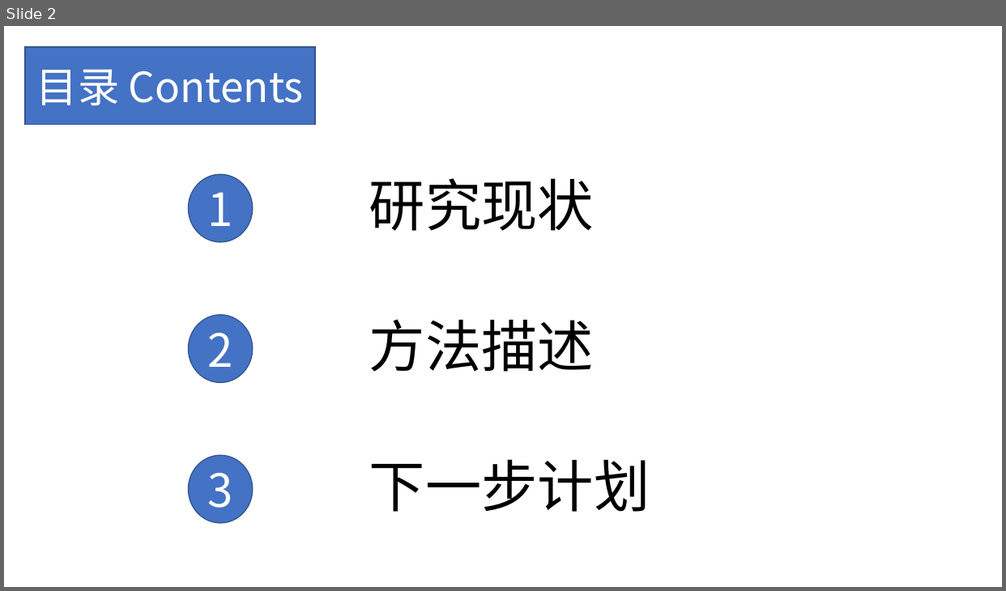
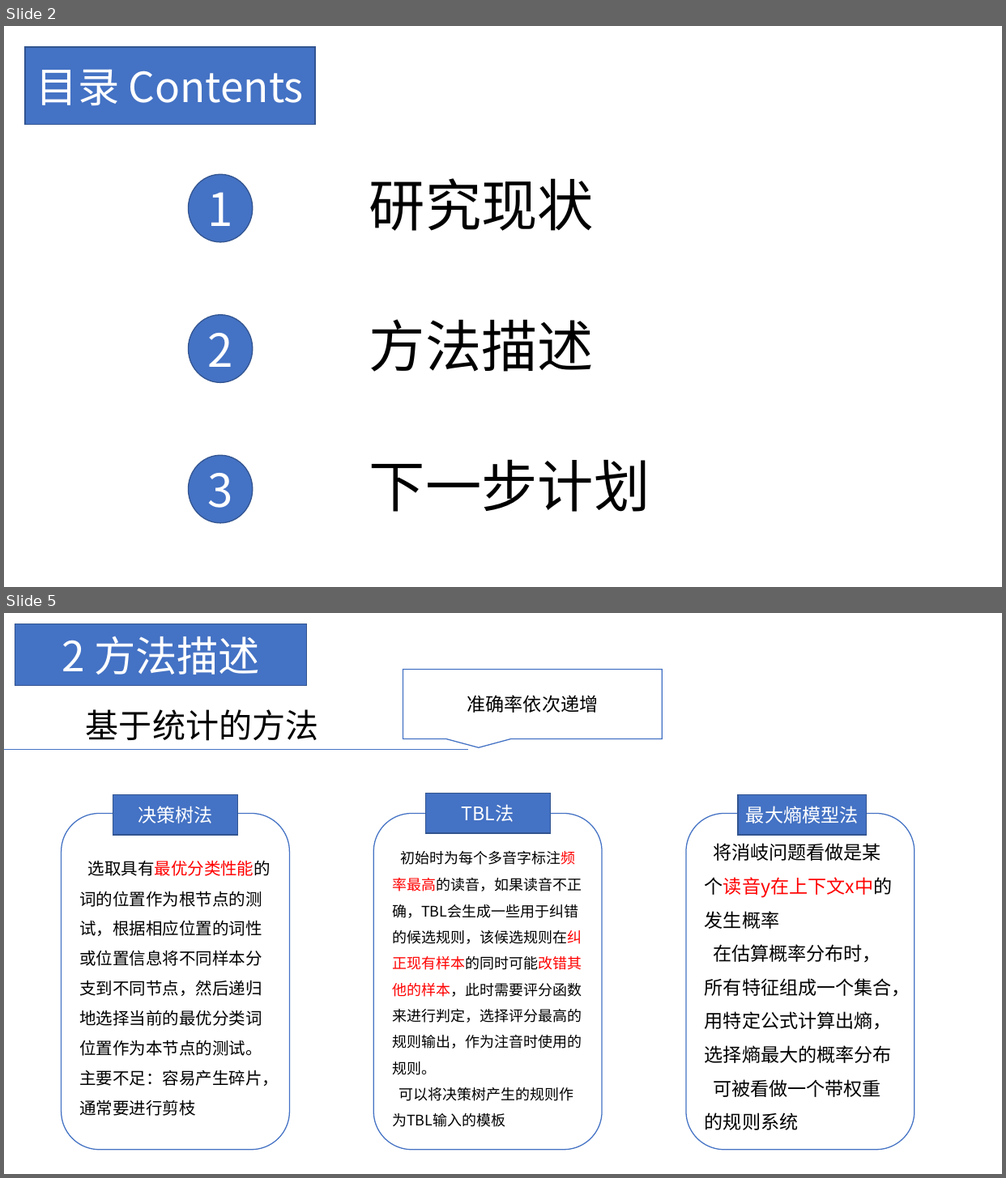
Before and after one commit to hjzin/PolyphoneDisambiguation, a slide deck: presentations/问题理解.pptx. Shown one above the other, each under a label of ours: slide 2 before the commit, slides 2 and 5 after it; the slides between them are not shown. The pictures are 1006x591 and 1006x1178 pixels, drawn with LibreOffice and Linux fonts; fonts in the diff are those of the drawing. Boxes give left, top, right and bottom in pixels: in the first picture for what was removed or moved away, otherwise in the second. Text is boxed around its words. In the diff, an @@ line names an element or a change of style, - is before the commit and + after.

Commit message:
问题认识-完成

```diff
--- a/presentations/问题理解.pptx
+++ b/presentations/问题理解.pptx
@@ slide 5 added at <box>4,613,1002,1174</box>, background #FFFFFF @@
@@ rectangle added at <box>15,624,307,686</box>, fill #4472C4, outline #325491 1 pt, 40 pt, text #FFFFFF @@
+2 方法描述
@@ speech box added at <box>403,669,662,739</box>, fill #FFFFFF, outline #4472C4 1 pt, 18 pt, text #000000 @@
+准确率依次递增
@@ text added at <box>86,709,319,741</box>, 32 pt, text #000000 @@
+基于统计的方法
@@ line added from (4, 749) to (469, 749), #4472C4 0.5 pt @@
@@ rectangle added at <box>113,795,238,835</box>, fill #4472C4, outline #325491 1 pt, 18 pt, text #FFFFFF @@
+决策树法
@@ rectangle added at <box>425,794,551,833</box>, fill #4472C4, outline #325491 1 pt, 18 pt, text #FFFFFF @@
+TBL法
@@ rectangle added at <box>738,795,867,835</box>, fill #4472C4, outline #325491 1 pt, 18 pt, text #FFFFFF @@
+最大熵模型法
@@ rounded rectangle added at <box>61,814,289,1150</box>, fill #FFFFFF, outline #4472C4 1 pt, 16 pt, text #000000 @@
+选取具有最优分类性能的词的位置作为根节点的测试，根据相应位置的词性或位置信息将不同样本分支到不同节点，然后递归地选择当前的最优分类词位置作为本节点的测试。
+主要不足：容易产生碎片，通常要进行剪枝
@@ rounded rectangle added at <box>374,814,602,1150</box>, fill #FFFFFF, outline #4472C4 1 pt, 14 pt, text #000000 @@
+初始时为每个多音字标注频率最高的读音，如果读音不正确，TBL会生成一些用于纠错的候选规则，该候选规则在纠正现有样本的同时可能改错其他的样本，此时需要评分函数来进行判定，选择评分最高的规则输出，作为注音时使用的规则。
+可以将决策树产生的规则作为TBL输入的模板
@@ rounded rectangle added at <box>686,814,914,1150</box>, fill #FFFFFF, outline #4472C4 1 pt, 18 pt, text #000000 @@
+将消岐问题看做是某个读音y在上下文x中的发生概率
+在估算概率分布时，所有特征组成一个集合，用特定公式计算出熵，选择熵最大的概率分布
+可被看做一个带权重的规则系统
```
Also in this commit, not shown: 1 slide changed, 9 other slides added, 1 slide removed.
